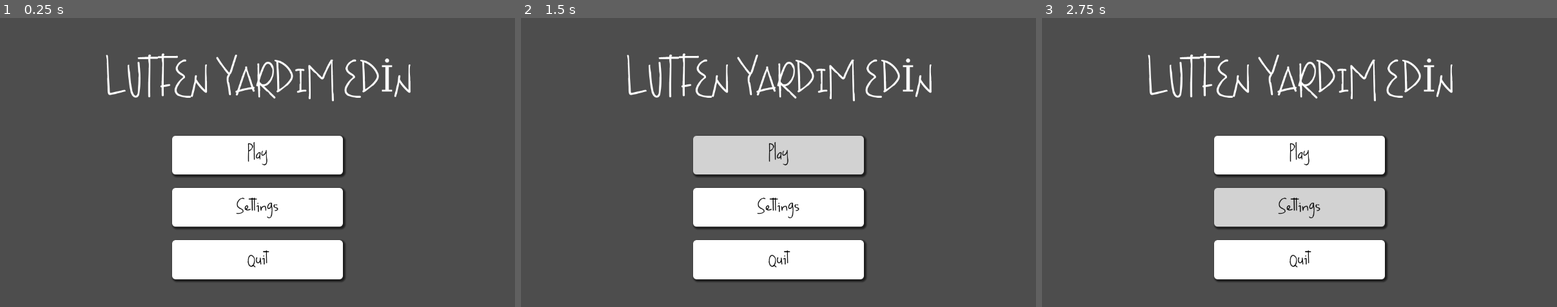
Above: before the commit, frames 1-3 (left to right).
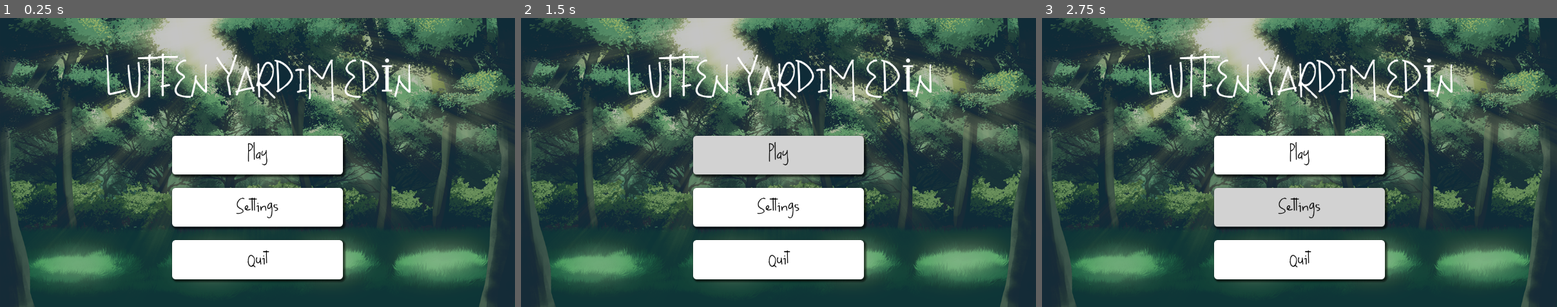
Above: after the commit, the same moments.

Repository: 0ygtgns/lutfenyard-medin
Game: Godot game, scene res://Scenes/menu.tscn
The game is run twice, just before and just after one commit, with the same random seed, the same clock (stepped at 60 frames per second) and the same inputs.
Inputs:
- Up to frame 1 (0.25 s): no input
- Up to frame 2 (1.5 s): click "Play" at 0.5 s; click "Play" at 1.25 s
- Up to frame 3 (2.75 s): click "Settings" at 2 s

The runs differ from the first frame. In frame 1, 76% of the frame differs, in the area x 0-100%, y 0-100%; in frame 2, 76%; in frame 3, 76%.

Commit message:
settings_added

Diff:
--- a/Scenes/menu.tscn
+++ b/Scenes/menu.tscn
@@ -1,6 +1,11 @@
-[gd_scene load_steps=6 format=3 uid="uid://dpcqiiqvb0rq7"]
+[gd_scene load_steps=8 format=3 uid="uid://dpcqiiqvb0rq7"]
 
 [ext_resource type="FontFile" uid="uid://blp7rok3bglsw" path="res://Assests/fonts/NothingTodayDemoRegular.ttf" id="1_1rerr"]
+[ext_resource type="Texture2D" uid="uid://c2kyk8lmqwle0" path="res://Assests/sprites/summer.png" id="1_xhh6f"]
+
+[sub_resource type="StyleBoxTexture" id="StyleBoxTexture_cayip"]
+texture = ExtResource("1_xhh6f")
+modulate_color = Color(0.76662, 0.76662, 0.76662, 1)
 
 [sub_resource type="StyleBoxEmpty" id="StyleBoxEmpty_1rerr"]
 
@@ -38,6 +43,15 @@
 anchor_bottom = 1.0
 grow_horizontal = 2
 grow_vertical = 2
+
+[node name="Panel" type="Panel" parent="."]
+layout_mode = 1
+anchors_preset = 15
+anchor_right = 1.0
+anchor_bottom = 1.0
+grow_horizontal = 2
+grow_vertical = 2
+theme_override_styles/panel = SubResource("StyleBoxTexture_cayip")
 
 [node name="VBoxContainer" type="VBoxContainer" parent="."]
 layout_mode = 1
--- /dev/null
+++ b/Scenes/settings.tscn
@@ -0,0 +1,9 @@
+[gd_scene format=3 uid="uid://b2jvkrhddslu1"]
+
+[node name="settings" type="Control"]
+layout_mode = 3
+anchors_preset = 15
+anchor_right = 1.0
+anchor_bottom = 1.0
+grow_horizontal = 2
+grow_vertical = 2
--- a/Scenes/sword.tscn
+++ b/Scenes/sword.tscn
@@ -1,11 +1,26 @@
-[gd_scene load_steps=7 format=3 uid="uid://b08gyj4lip4pt"]
+[gd_scene load_steps=7 format=3 uid="uid://kx8n26y7dxwh"]
 
-[ext_resource type="Script" uid="uid://c46sqmbdedrf3" path="res://Scripts/sword.gd" id="1_6wdhb"]
+[ext_resource type="Script" path="res://Scripts/sword.gd" id="1_6wdhb"]
 [ext_resource type="Texture2D" uid="uid://c7chvy3mm0lpr" path="res://Assests/SWORDS PACK/sword1.png" id="1_goa0h"]
 
 [sub_resource type="CapsuleShape2D" id="CapsuleShape2D_6wdhb"]
 radius = 0.725374
 height = 4.0
+
+[sub_resource type="Animation" id="Animation_kb2vl"]
+length = 0.001
+tracks/0/type = "value"
+tracks/0/imported = false
+tracks/0/enabled = true
+tracks/0/path = NodePath(".:rotation")
+tracks/0/interp = 1
+tracks/0/loop_wrap = true
+tracks/0/keys = {
+"times": PackedFloat32Array(0),
+"transitions": PackedFloat32Array(1),
+"update": 0,
+"values": [-6.28319]
+}
 
 [sub_resource type="Animation" id="Animation_d6wag"]
 resource_name = "sword_flip"
@@ -21,21 +36,6 @@
 "transitions": PackedFloat32Array(1, 1),
 "update": 0,
 "values": [-6.28319, 6.28319]
-}
-
-[sub_resource type="Animation" id="Animation_kb2vl"]
-length = 0.001
-tracks/0/type = "value"
-tracks/0/imported = false
-tracks/0/enabled = true
-tracks/0/path = NodePath(".:rotation")
-tracks/0/interp = 1
-tracks/0/loop_wrap = true
-tracks/0/keys = {
-"times": PackedFloat32Array(0),
-"transitions": PackedFloat32Array(1),
-"update": 0,
-"values": [-6.28319]
 }
 
 [sub_resource type="AnimationLibrary" id="AnimationLibrary_6j4cb"]
--- /dev/null
+++ b/Scripts/settings.gd
@@ -0,0 +1,11 @@
+extends Control
+
+
+# Called when the node enters the scene tree for the first time.
+func _ready() -> void:
+	pass # Replace with function body.
+
+
+# Called every frame. 'delta' is the elapsed time since the previous frame.
+func _process(delta: float) -> void:
+	pass
Binary file added: Assests/sprites/summer.png
Not shown, added: Assests/sprites/summer.png.import
Not shown, added: Scripts/settings.gd.uid
